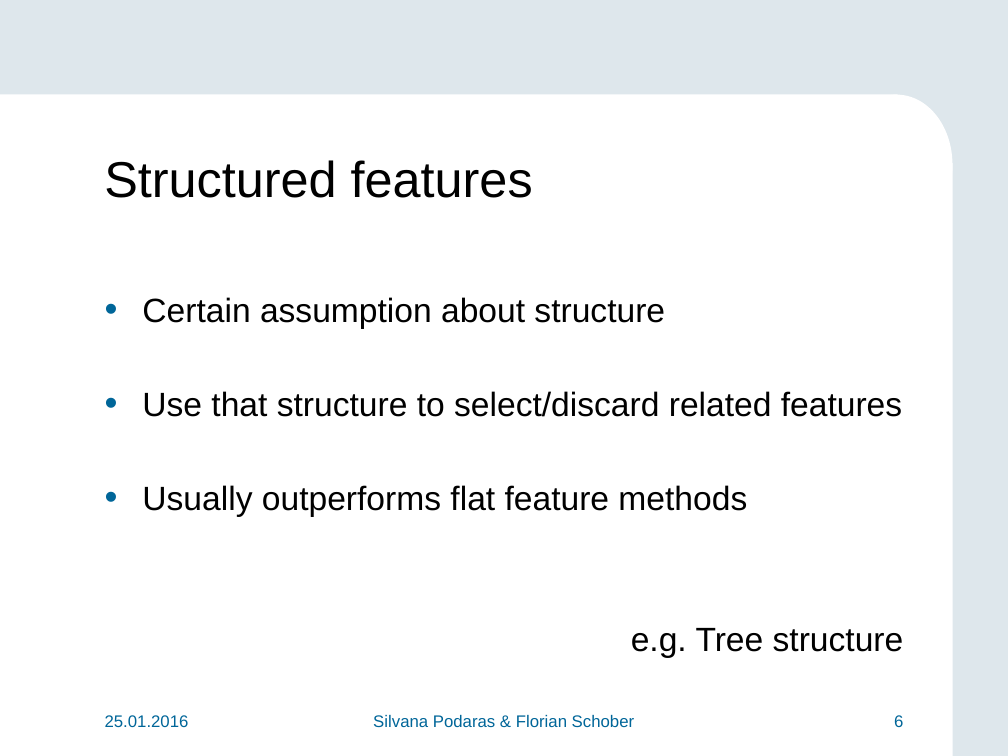
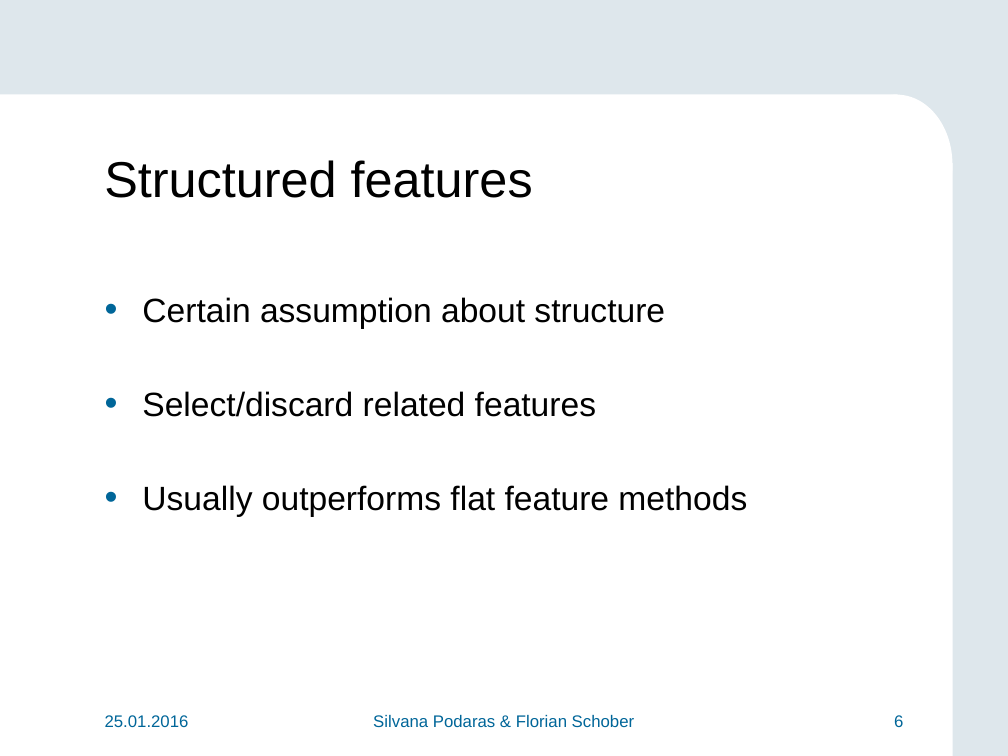
Before and after one commit to teretrus/VisSeminar, a slide deck: slide 6 of presentation/Flo.pptx. Drawn at 1008x756 pixels with LibreOffice and Linux fonts; fonts in the diff are those of the drawing; background and template pictures are left out. Boxes give left, top, right and bottom in pixels: in the first picture for what was removed or moved away, otherwise in the second. Text is boxed around its words. In the diff, an @@ line names an element or a change of style, - is before the commit and + after.

```diff
--- a/presentation/Flo.pptx
+++ b/presentation/Flo.pptx
@@ text at bbox=[142, 391, 596, 417]: text changed @@
-• Use that structure to select/discard related features
+• Select/discard related features
@@ text at bbox=[631, 628, 904, 658]: paragraph removed @@
-e.g. Tree structure
```
Also in this commit, not shown: 3 other slides changed, 1 slide added.
